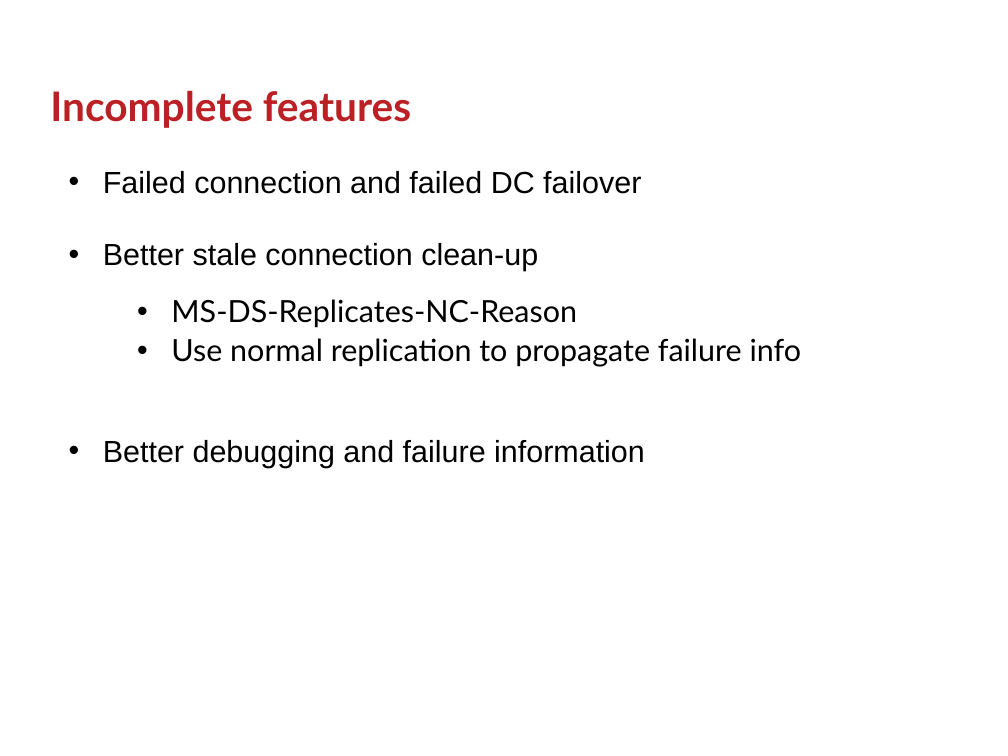
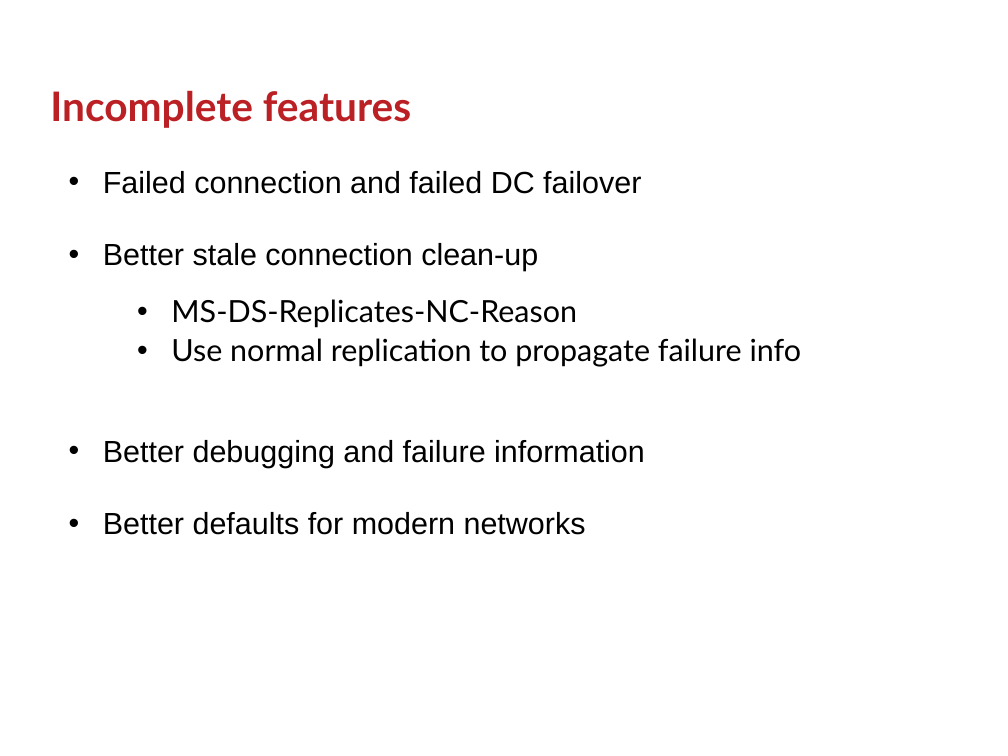
Before and after one commit to GSam/Slides, a slide deck: slide 31 of Samba KCC.pptx (slide 29 before the commit). Drawn at 1008x756 pixels with LibreOffice and Linux fonts; fonts in the diff are those of the drawing; background and template pictures are left out. Boxes give left, top, right and bottom in pixels: in the first picture for what was removed or moved away, otherwise in the second. Text is boxed around its words. In the diff, an @@ line names an element or a change of style, - is before the commit and + after.

```diff
--- a/Samba KCC.pptx
+++ b/Samba KCC.pptx
@@ text at (103,512,586,535): paragraph added @@
+• Better defaults for modern networks
```
Also in this commit, not shown: 3 other slides changed, 4 slides added, 1 slide removed.
